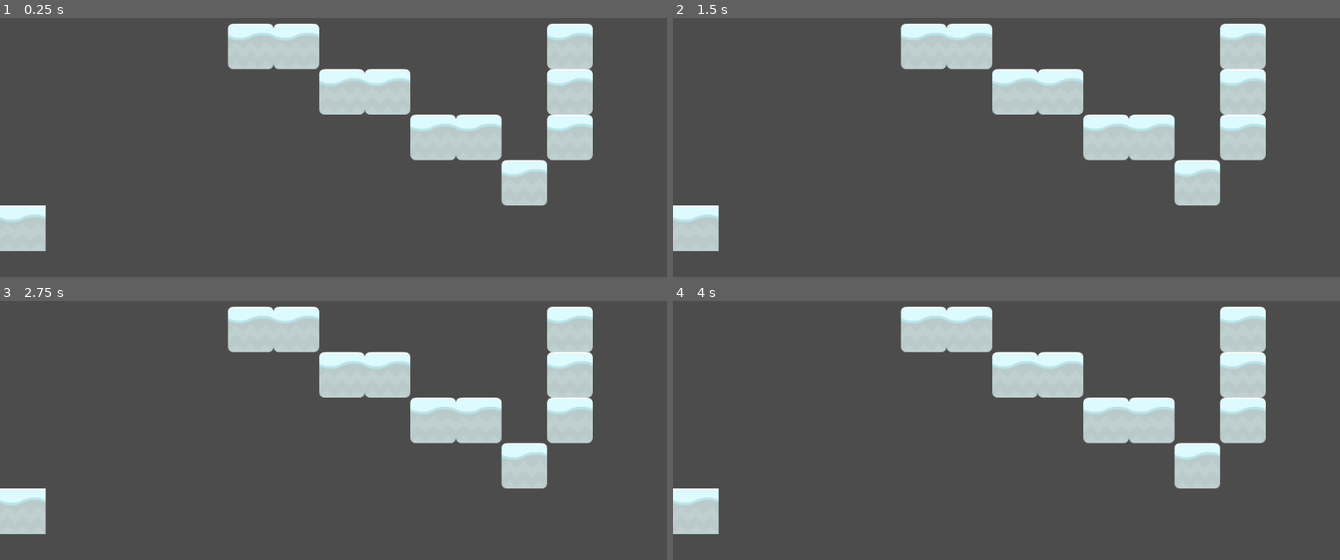
Above: before the commit, frames 1-4 (two rows, left to right).
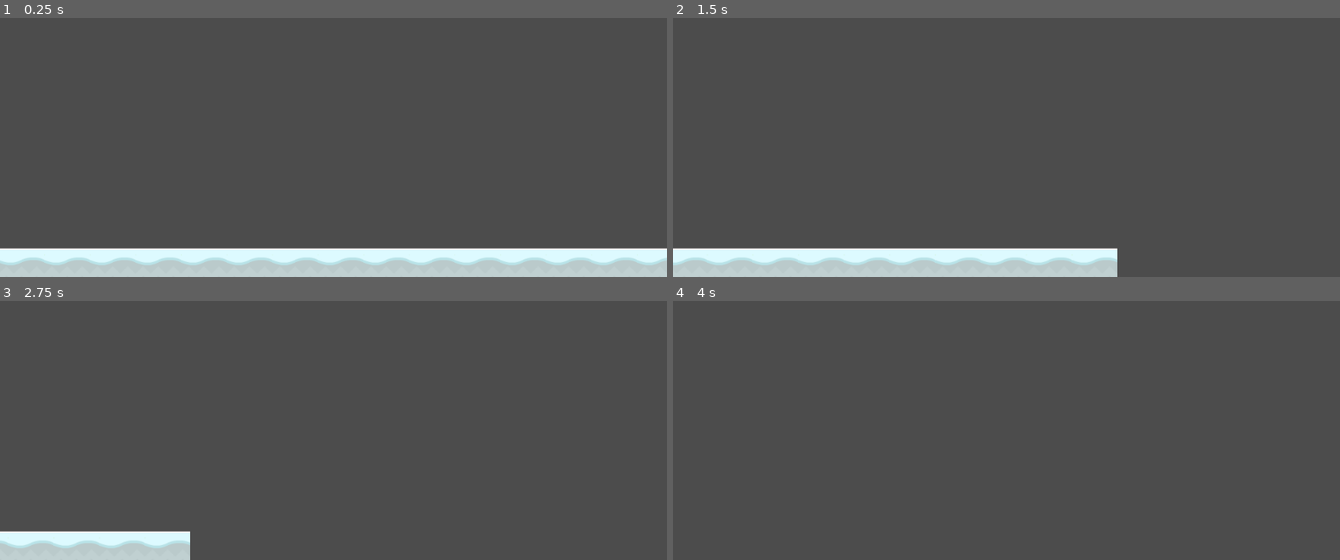
Above: after the commit, the same moments.

Repository: AngelOnFira/uottawa-game-jam
Game: Godot game, scene res://Scenes/GameScene.tscn
Same seed, same stepped clock (60 frames per second), same inputs: the game is played once before the commit and once after it. Before the commit the project has no main scene; this scene is started directly in both runs.
Inputs:
- Up to frame 1 (0.25 s): no input
- Up to frame 2 (1.5 s): no input
- Up to frame 3 (2.75 s): no input
- Up to frame 4 (4 s): no input

The runs differ from the first frame. In frame 1, 24% of the frame differs, in the area x 0-100%, y 2-100%; in frame 2, 21%; in frame 3, 16%; in frame 4, 13%.

Commit message:
chunks added

Diff:
--- /dev/null
+++ b/game-jam/Scenes/Camera.tscn
@@ -0,0 +1,33 @@
+[gd_scene load_steps=2 format=2]
+
+[ext_resource path="res://Scripts/Camera.gd" type="Script" id=1]
+
+[node name="Camera" type="Node2D"]
+
+script = ExtResource( 1 )
+
+[node name="Camera2D" type="Camera2D" parent="." index="0"]
+
+position = Vector2( 514.059, 304.057 )
+anchor_mode = 1
+rotating = false
+current = true
+zoom = Vector2( 1, 1 )
+limit_left = -10000000
+limit_top = -10000000
+limit_right = 10000000
+limit_bottom = 10000000
+limit_smoothed = false
+drag_margin_h_enabled = true
+drag_margin_v_enabled = true
+smoothing_enabled = false
+smoothing_speed = 5.0
+offset_v = 0.0
+offset_h = 0.0
+drag_margin_left = 0.2
+drag_margin_top = 0.2
+drag_margin_right = 0.2
+drag_margin_bottom = 0.2
+editor_draw_screen = true
+editor_draw_limits = false
+editor_draw_drag_margin = false
--- /dev/null
+++ b/game-jam/Scenes/Chunks/Chunk1.tscn
@@ -0,0 +1,27 @@
+[gd_scene load_steps=2 format=2]
+
+[ext_resource path="res://Scenes/TileSet.tres" type="TileSet" id=1]
+
+[node name="Chunk" type="Node2D"]
+
+[node name="Chunk" type="TileMap" parent="." index="0"]
+
+position = Vector2( -2, 0 )
+mode = 0
+tile_set = ExtResource( 1 )
+cell_size = Vector2( 70, 70 )
+cell_quadrant_size = 16
+cell_custom_transform = Transform2D( 1, 0, 0, 1, 0, 0 )
+cell_half_offset = 2
+cell_tile_origin = 0
+cell_y_sort = false
+cell_clip_uv = false
+collision_use_kinematic = false
+collision_friction = 1.0
+collision_bounce = 0.0
+collision_layer = 1
+collision_mask = 1
+occluder_light_mask = 1
+format = 1
+tile_data = PoolIntArray( 393222, 0, 0, 393229, 0, 0, 458755, 0, 0, 458758, 0, 0, 458761, 0, 0, 458762, 0, 0, 458765, 0, 0, 524288, 0, 0, 524289, 0, 0, 524290, 0, 0, 524291, 0, 0, 524292, 0, 0, 524293, 0, 0, 524294, 0, 0, 524295, 0, 0, 524296, 0, 0, 524297, 0, 0, 524298, 0, 0, 524299, 0, 0, 524300, 0, 0, 524301, 0, 0, 524302, 0, 0 )
+_sections_unfolded = [ "Cell" ]
--- /dev/null
+++ b/game-jam/Scenes/Chunks/startChunk.tscn
@@ -0,0 +1,26 @@
+[gd_scene load_steps=2 format=2]
+
+[ext_resource path="res://Scenes/TileSet.tres" type="TileSet" id=1]
+
+[node name="Start" type="Node2D" index="0"]
+
+[node name="TileMap" type="TileMap" parent="." index="0"]
+
+mode = 0
+tile_set = ExtResource( 1 )
+cell_size = Vector2( 70, 70 )
+cell_quadrant_size = 16
+cell_custom_transform = Transform2D( 1, 0, 0, 1, 0, 0 )
+cell_half_offset = 2
+cell_tile_origin = 0
+cell_y_sort = false
+cell_clip_uv = false
+collision_use_kinematic = false
+collision_friction = 1.0
+collision_bounce = 0.0
+collision_layer = 1
+collision_mask = 1
+occluder_light_mask = 1
+format = 1
+tile_data = PoolIntArray( 524288, 0, 0, 524289, 0, 0, 524290, 0, 0, 524291, 0, 0, 524292, 0, 0, 524293, 0, 0, 524294, 0, 0, 524295, 0, 0, 524296, 0, 0, 524297, 0, 0, 524298, 0, 0, 524299, 0, 0, 524300, 0, 0, 524301, 0, 0, 524302, 0, 0 )
+_sections_unfolded = [ "Cell" ]
--- a/game-jam/Scenes/GameScene.tscn
+++ b/game-jam/Scenes/GameScene.tscn
@@ -1,26 +1,7 @@
 [gd_scene load_steps=2 format=2]
 
-[ext_resource path="res://Scenes/TileSet.tres" type="TileSet" id=1]
+[ext_resource path="res://Scenes/Map.tscn" type="PackedScene" id=1]
 
-[node name="GameScene" type="Node2D" index="0"]
+[node name="GameScene" type="Node2D"]
 
-[node name="TileMap" type="TileMap" parent="." index="0"]
-
-mode = 0
-tile_set = ExtResource( 1 )
-cell_size = Vector2( 70, 70 )
-cell_quadrant_size = 16
-cell_custom_transform = Transform2D( 1, 0, 0, 1, 0, 0 )
-cell_half_offset = 2
-cell_tile_origin = 0
-cell_y_sort = false
-cell_clip_uv = false
-collision_use_kinematic = false
-collision_friction = 1.0
-collision_bounce = 0.0
-collision_layer = 1
-collision_mask = 1
-occluder_light_mask = 1
-format = 1
-tile_data = PoolIntArray( 196613, 1, 0, 196614, 1, 0, 196620, 1, 0, 262151, 1, 0, 262152, 1, 0, 262156, 1, 0, 327689, 1, 0, 327690, 1, 0, 327692, 1, 0, 393227, 1, 0, 458752, 0, 0 )
-_sections_unfolded = [ "Cell" ]
+[node name="Map" parent="." index="0" instance=ExtResource( 1 )]
--- /dev/null
+++ b/game-jam/Scenes/Map.tscn
@@ -0,0 +1,10 @@
+[gd_scene load_steps=3 format=2]
+
+[ext_resource path="res://Scripts/Map.gd" type="Script" id=1]
+[ext_resource path="res://Scenes/Camera.tscn" type="PackedScene" id=2]
+
+[node name="Map" type="Node2D"]
+
+script = ExtResource( 1 )
+
+[node name="Camera" parent="." index="0" instance=ExtResource( 2 )]
--- a/game-jam/Scenes/Tileset.tscn
+++ b/game-jam/Scenes/Tileset.tscn
@@ -1,8 +1,8 @@
 [gd_scene load_steps=2 format=2]
 
-[ext_resource path="res://Assets/snowMid.png" type="Texture" id=1]
+[ext_resource path="res://Assets/Snow/snowMid.png" type="Texture" id=1]
 
-[node name="Tileset" type="Node2D" index="0"]
+[node name="Tileset" type="Node2D"]
 
 [node name="Floor" type="Sprite" parent="." index="0"]
 
--- /dev/null
+++ b/game-jam/Scripts/Camera.gd
@@ -0,0 +1,16 @@
+extends Node2D
+
+# class member variables go here, for example:
+# var a = 2
+# var b = "textvar"
+
+
+func _ready():
+
+	# Called every time the node is added to the scene.
+	# Initialization here
+	pass
+
+
+func _process(delta):
+	self.position.x += 312*delta
--- /dev/null
+++ b/game-jam/Scripts/Map.gd
@@ -0,0 +1,56 @@
+extends Node2D
+
+# class member variables go here, for example:
+# var a = 2
+# var b = "textvar"
+var blocks = []
+var mid = false
+var chunkSize = 1050
+var chunks = []
+var nextChunk
+var lastChunk
+var currentChunk
+var numLoadedChunk = 1
+var startChunk = preload("../Scenes/Chunks/startChunk.tscn")
+
+
+func _ready():
+#	_preload_chunks()
+	self.add_child(startChunk.instance())
+
+func _process(delta):
+	var camX = int(self.position.x) % chunkSize
+
+	if (camX > 500 and mid == false):
+		mid = true
+		_delete_last_chunk()
+		_load_next_chunk()
+
+	if (camX < 500 and mid == true):
+		mid = false
+
+func _load_next_chunk():
+	var thisChunk
+	var random = randi() % chunks.size() - 1
+	lastChunk = currentChunk
+	currentChunk = nextChunk
+	nextChunk = chunks[random]
+	numLoadedChunk +=1
+	nextChunk.position.x = numLoadedChunk * 1050
+
+func _delete_last_chunk():
+	lastChunk.queue_free()
+
+func _preload_chunks():
+	var path = "../Scenes/Chunks/"
+	var dir = Directory.new()
+	dir.open(path)
+	dir.list_dir_begin()
+
+	while true:
+		var file = dir.get_next()
+		if file == "":
+			break
+		elif not file.begins_with(".") or not file.begins_with("start"):
+			chunks.append(load(file))
+	dir.list_dir_end()
--- a/game-jam/project.godot
+++ b/game-jam/project.godot
@@ -11,6 +11,7 @@
 [application]
 
 config/name="game-jam"
+run/main_scene="res://Scenes/GameScene.tscn"
 config/icon="res://icon.png"
 
 [rendering]
